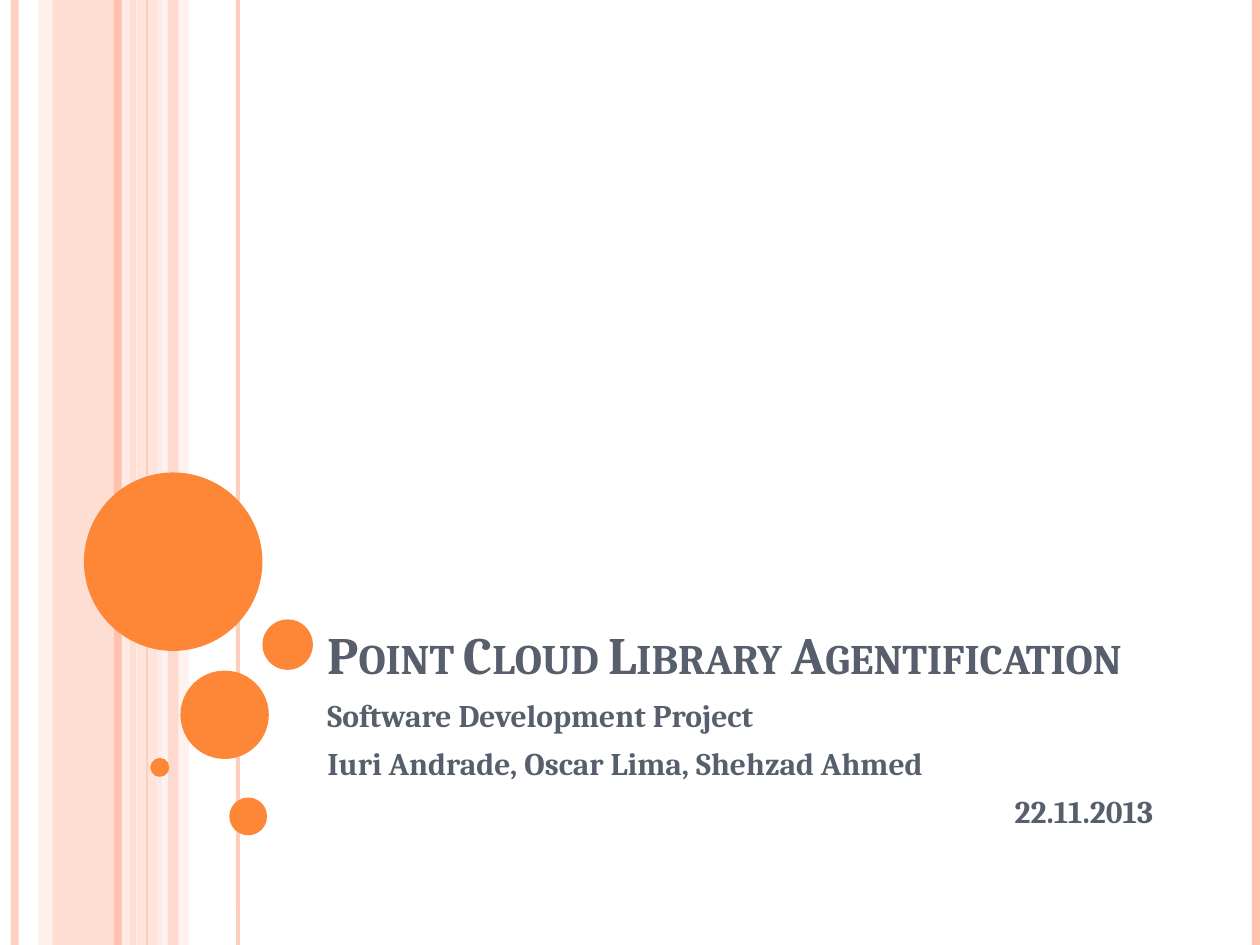
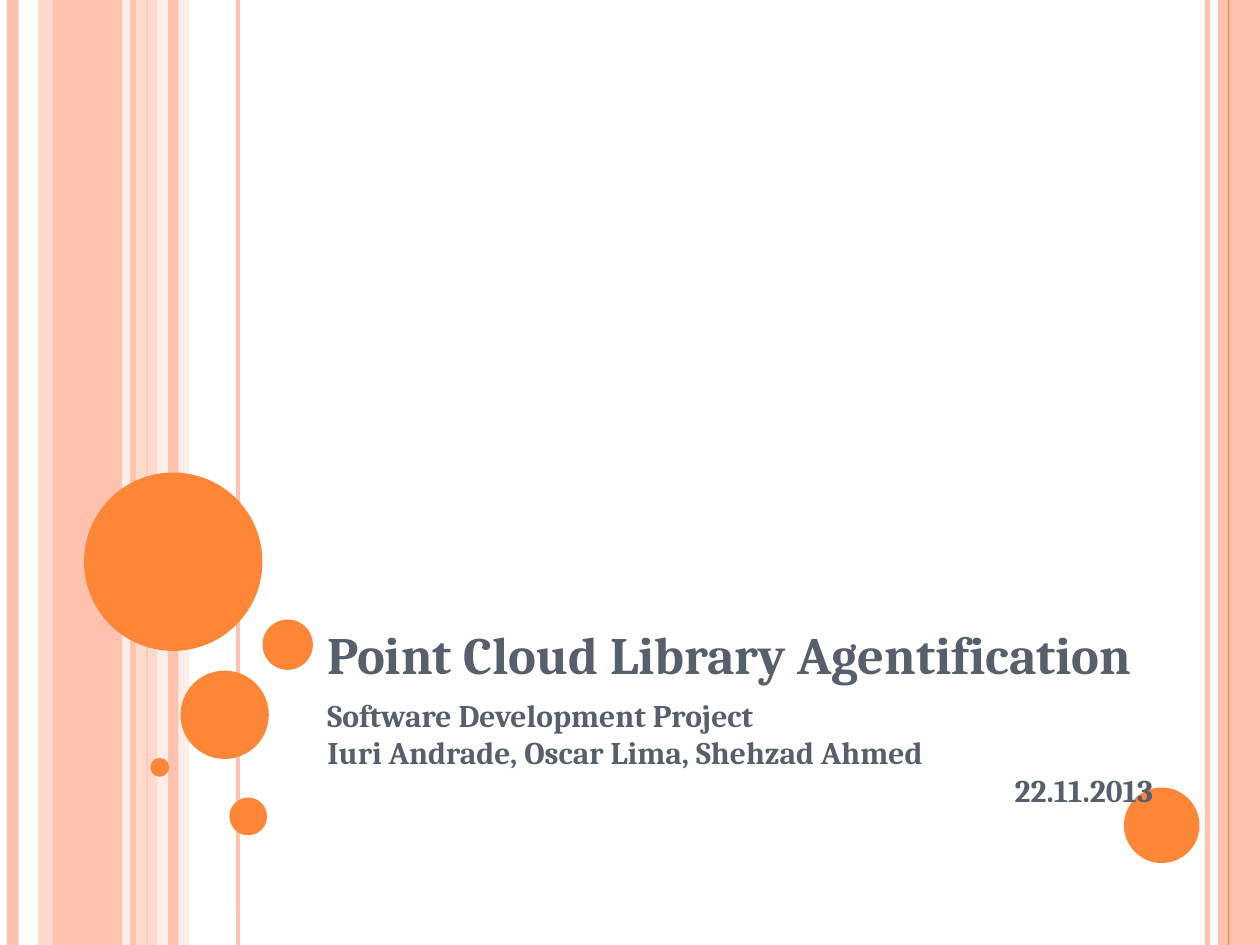
Before and after one commit to oscar-lima/sdp_ws2013_pcl, a slide deck: slide 1 of doc/apcl_presentation.pptx. Drawn at 1260x945 pixels with LibreOffice and Linux fonts; fonts in the diff are those of the drawing. Boxes give left, top, right and bottom in pixels: in the first picture for what was removed or moved away, otherwise in the second. Text is boxed around its words. In the diff, an @@ line names an element or a change of style, - is before the commit and + after.

```diff
--- a/doc/apcl_presentation.pptx
+++ b/doc/apcl_presentation.pptx
@@ line added from (10, 0) to (10, 945), #FEC2AE 4.51 pt @@
@@ line (15, 0) - (15, 945): stroke #FEC3AE 4.5 pt to #FEC2AE 4.51 pt @@
@@ rectangle at [38,0,52,945]: fill #FFD9CE at 36% opacity to #FED9CD @@
@@ rectangle at [53,0,137,945]: fill #FEC3AE at 54% opacity to #FEC2AE @@
@@ rectangle at [136,0,161,945]: fill #FFD9CE at 70% opacity to #FED9CD @@
@@ rectangle at [158,0,189,945]: fill #FFEDE8 at 71% opacity to #FEEDE8 @@
@@ rectangle at [168,0,178,945]: fill #FEC3AE at 51% opacity to #FEC2AE @@
@@ line added from (1207, 0) to (1207, 945), #FEC2AE 3 pt @@
@@ rectangle added at [1218,0,1260,945], fill #FEC2AE @@
@@ line added from (1228, 0) to (1228, 945), #FE8637 0.74 pt @@
@@ line added from (1239, 0) to (1239, 945), #FE8637 1.5 pt @@
@@ text "Point Cloud Library Agentification" at [327,637,1132,686]: small capitals off @@
@@ text "Software Development Project" at [327,704,1153,810]: less space between paragraphs @@
@@ ellipse added at [1124,788,1200,863], fill #FE8637 @@
```
Also in this commit, not shown: 8 other slides changed, 1 other file.
